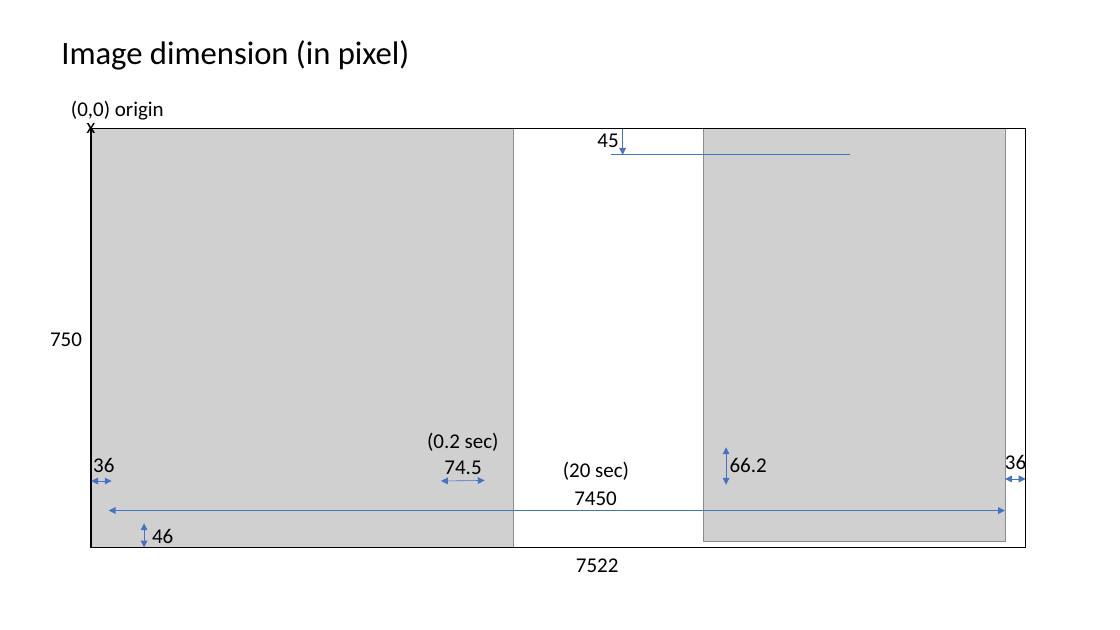
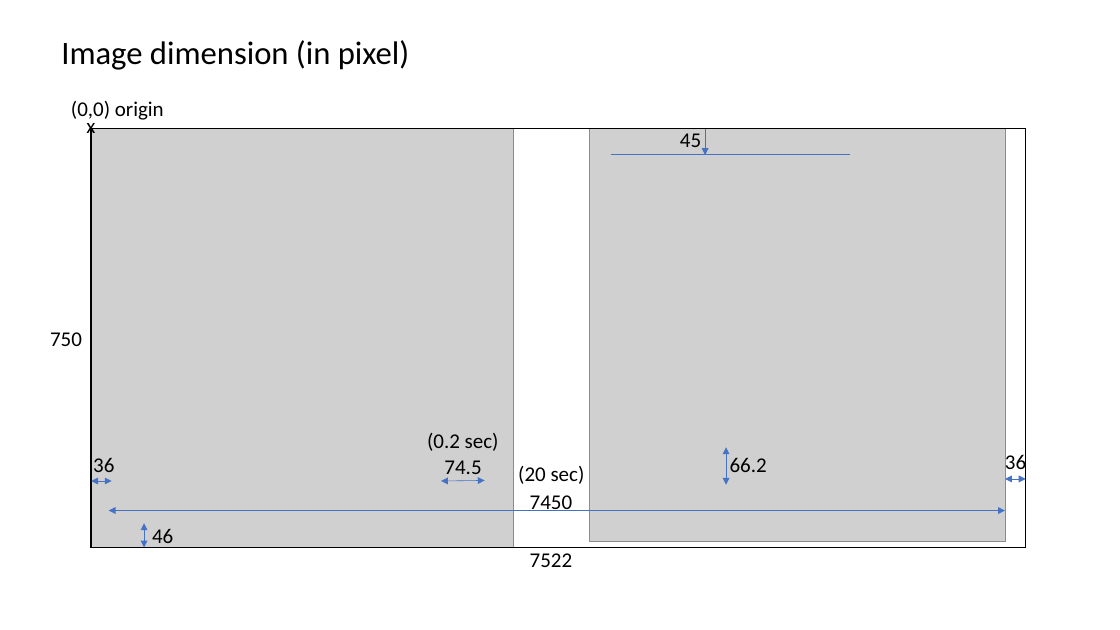
Before and after one commit to JNYH/ecg_vbeat, a slide deck: slide 2 of ecg_vbeat.pptx. Drawn at 1120x630 pixels with LibreOffice and Linux fonts; fonts in the diff are those of the drawing; grey boxes stand for pictures. Boxes give left, top, right and bottom in pixels: in the first picture for what was removed or moved away, otherwise in the second. Text is boxed around its words. In the diff, an @@ line names an element or a change of style, - is before the commit and + after.

Commit message:
updated presentation file

```diff
--- a/ecg_vbeat.pptx
+++ b/ecg_vbeat.pptx
@@ picture: place and size @@
-picture at <box>703,129,1005,541</box>
+picture at <box>589,129,1005,541</box>
@@ text "45": place and size @@
-text "45" at <box>597,133,618,147</box>
+text "45" at <box>680,133,701,147</box>
@@ arrow moved from (623, 129) - (623, 155) to (705, 129) - (705, 155) @@
@@ text "(20 sec)": place and size @@
-text "(20 sec)" at <box>563,462,629,480</box>
+text "(20 sec)" at <box>518,466,585,484</box>
@@ text "7450" rewrapped from <box>574,491,617,511</box> to <box>530,495,573,511</box> @@
@@ text "7522": place and size @@
-text "7522" at <box>576,558,619,572</box>
+text "7522" at <box>530,553,573,567</box>
```
